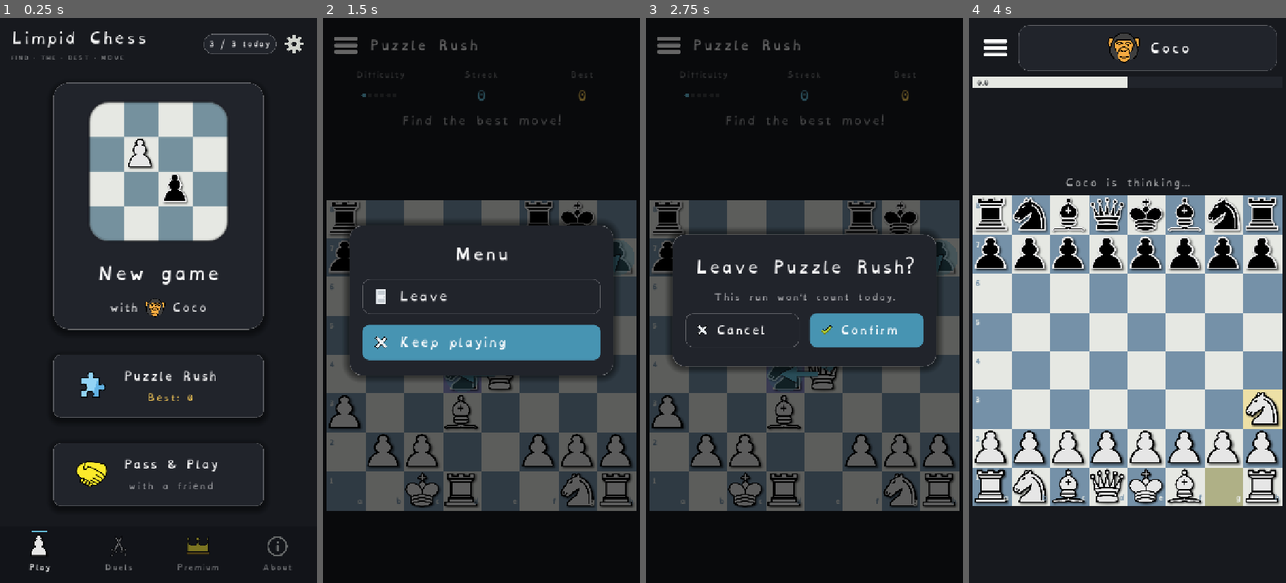
Above: before the commit, frames 1-4 (left to right).
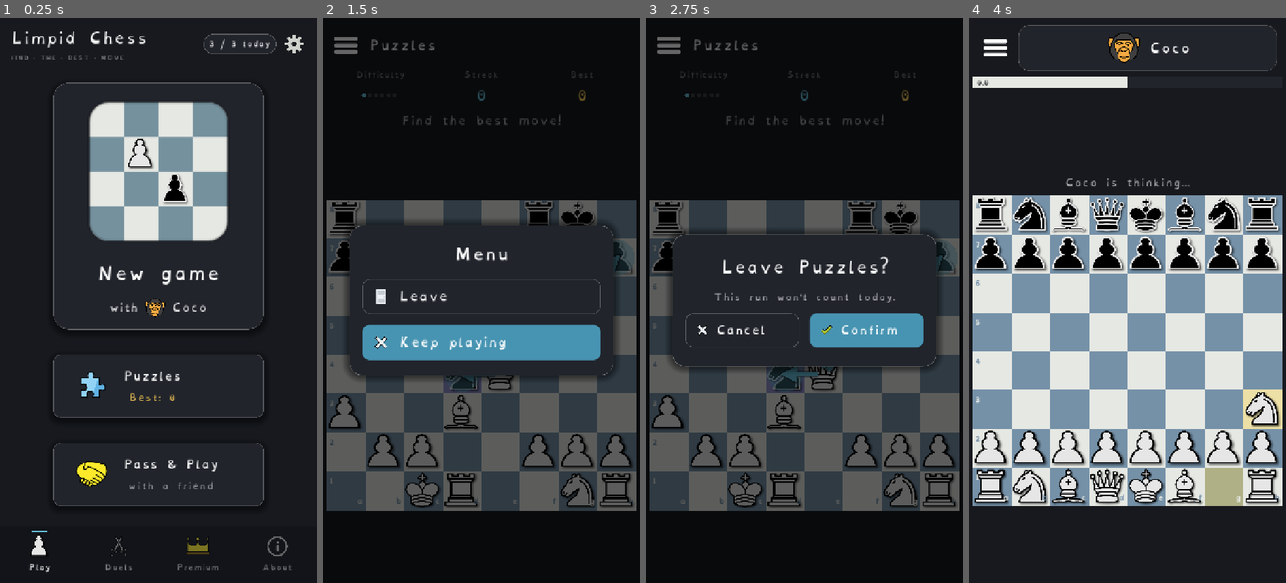
Above: after the commit, the same moments.

Repository: Hatscat/limpidchess
Game: Godot game, scene res://scenes/home.tscn
Same seed, same stepped clock (60 frames per second), same inputs: the game is played once before the commit and once after it.
Inputs (mouse positions are in pixels of both pictures, inside the frame that each line leads up to):
- Up to frame 1 (0.25 s): no input
- Up to frame 2 (1.5 s): click (481, 385) at 0.5 s; click (345, 46) at 1.25 s
- Up to frame 3 (2.75 s): click "Leave" at 2 s
- Up to frame 4 (4 s): click "Confirm" at 2.75 s; click (1127, 204) at 3.5 s

The runs differ from the first frame. In frame 1, 0.2% of the frame differs, in the area x 41-68%, y 62-68%; in frame 2, 0.1%; in frame 3, 0.8%, in the area x 16-85%, y 3-46%; in frame 4, nothing differs.

Commit message:
feat: update terminology from "Puzzle Rush" to "Puzzles" for consistency across UI and translations

Diff:
--- a/assets/i18n/ui.csv
+++ b/assets/i18n/ui.csv
@@ -92,7 +92,7 @@
 Menu,Menu,Menu,Menú
 Leave,Leave,Quitter,Salir
 Keep playing,Keep playing,Continuer à jouer,Seguir jugando
-Leave Puzzle Rush?,Leave Puzzle Rush?,Quitter le Puzzle Rush ?,¿Salir del Puzzle Rush?
+Leave Puzzles?,Leave Puzzles?,Quitter les puzzles ?,¿Salir de los puzzles?
 This run won't count today.,This run won't count today.,Cette série ne comptera pas aujourd'hui.,Esta racha no contará hoy.
 Your best streak is saved.,Your best streak is saved.,Ta meilleure série est sauvegardée.,Tu mejor racha está guardada.
 Mistake,Mistake,Erreur,Error
@@ -280,7 +280,7 @@
 Review game,Review game,Noter le jeu,Valorar el juego
 Free games reminder,Free games reminder,Rappel des parties gratuites,Recordatorio de partidas gratis
 Reminds you when your free daily games reset.,Reminds you when your free daily games reset.,Vous prévient quand vos parties gratuites du jour reviennent.,Te avisa cuando vuelven tus partidas gratis del día.
-Puzzle Rush,Puzzle Rush,Puzzle Rush,Puzzle Rush
+Puzzles,Puzzles,Puzzles,Puzzles
 Difficulty,Difficulty,Difficulté,Dificultad
 Streak,Streak,Série,Racha
 Find the best move!,Find the best move!,Trouve le meilleur coup !,¡Encuentra la mejor jugada!
@@ -295,4 +295,4 @@
 Best: %d,Best: %d,Record : %d,Récord: %d
 ✓   Unlimited puzzles,✓   Unlimited puzzles,✓   Puzzles illimités,✓   Puzzles ilimitados
 Out of free puzzles today,Out of free puzzles today,Plus de puzzles gratuits aujourd'hui,No quedan puzzles gratis hoy
-Free players get 1 Puzzle Rush a day. It comes back tomorrow!,Free players get 1 Puzzle Rush a day. It comes back tomorrow!,Les joueurs gratuits ont 1 Puzzle Rush par jour. Il revient demain !,Los jugadores gratis tienen 1 Puzzle Rush al día. Vuelve mañana.
+Free players get 1 puzzle run a day. It comes back tomorrow!,Free players get 1 puzzle run a day. It comes back tomorrow!,Les joueurs gratuits ont 1 partie de puzzles par jour. Elle revient demain !,Los jugadores gratis tienen 1 partida de puzzles al día. Vuelve mañana.
--- a/scenes/home.tscn
+++ b/scenes/home.tscn
@@ -311,7 +311,7 @@
 [node name="Title" type="Label" parent="Center/VBox/PuzzleRush/Row/Text"]
 layout_mode = 2
 theme_override_font_sizes/font_size = 24
-text = "Puzzle Rush"
+text = "Puzzles"
 horizontal_alignment = 1
 
 [node name="PuzzleBest" type="Label" parent="Center/VBox/PuzzleRush/Row/Text"]
--- a/scenes/puzzle_rush.tscn
+++ b/scenes/puzzle_rush.tscn
@@ -97,7 +97,7 @@
 offset_bottom = 92.0
 grow_horizontal = 2
 theme_override_font_sizes/font_size = 28
-text = "Puzzle Rush"
+text = "Puzzles"
 vertical_alignment = 1
 
 [node name="Header" type="HBoxContainer" parent="." unique_id=504203621]
@@ -338,7 +338,7 @@
 [node name="ConfirmTitle" type="Label" parent="ConfirmOverlay/Card/VBox" unique_id=325550052]
 layout_mode = 2
 theme_override_font_sizes/font_size = 34
-text = "Leave Puzzle Rush?"
+text = "Leave Puzzles?"
 horizontal_alignment = 1
 
 [node name="ConfirmMessage" type="Label" parent="ConfirmOverlay/Card/VBox" unique_id=80724855]
--- a/scripts/daily_limit_dialog.gd
+++ b/scripts/daily_limit_dialog.gd
@@ -24,7 +24,7 @@
 		_message.text = "Free players get 1 game review a day. It comes back tomorrow!"
 	elif reason == "puzzle":
 		_title.text = "Out of free puzzles today"
-		_message.text = "Free players get 1 Puzzle Rush a day. It comes back tomorrow!"
+		_message.text = "Free players get 1 puzzle run a day. It comes back tomorrow!"
 	else:
 		_title.text = "Out of free games today"
 		_message.text = "Your free games come back tomorrow and every day."
Binary file changed: assets/i18n/ui.en.translation
Binary file changed: assets/i18n/ui.es.translation
Binary file changed: assets/i18n/ui.fr.translation
